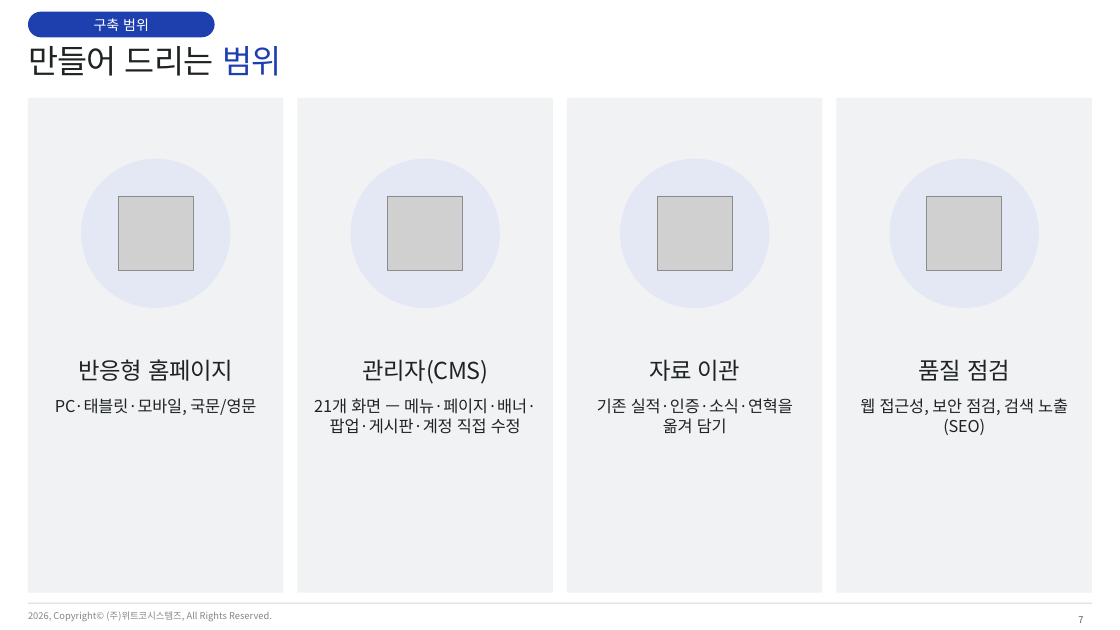
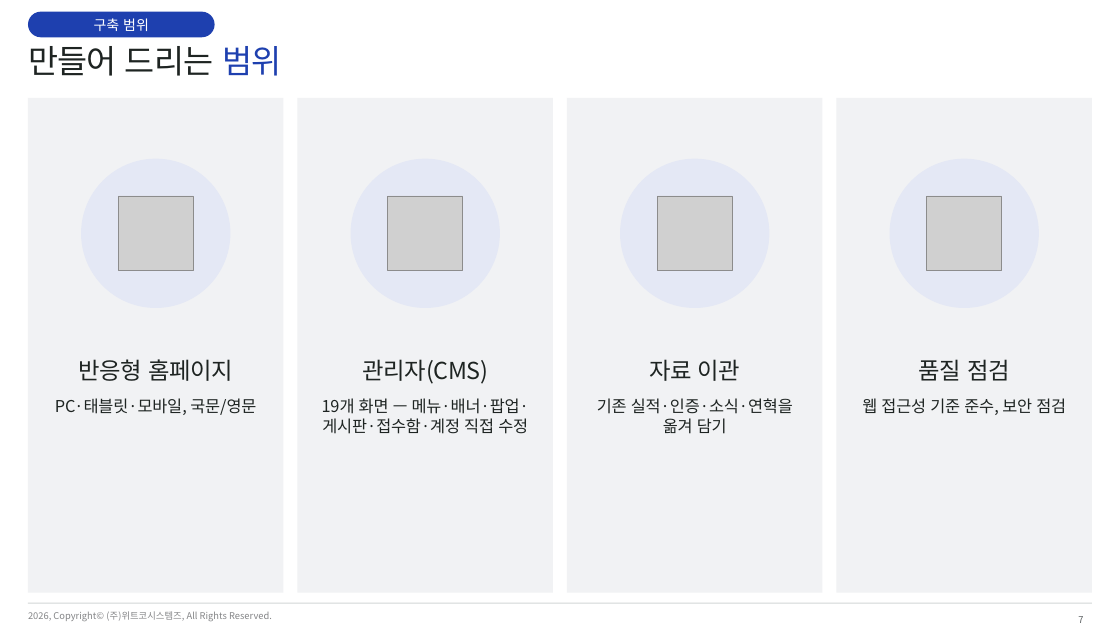
Before and after one commit to leety-stack/KFUBIS_Homepage, a slide deck: slide 7 of 제안서/[한방유비스 홈페이지] 대표홈페이지 개편_제안자료.pptx. Drawn at 1120x630 pixels with LibreOffice and Linux fonts; fonts in the diff are those of the drawing; grey boxes stand for pictures. Boxes give left, top, right and bottom in pixels: in the first picture for what was removed or moved away, otherwise in the second. Text is boxed around its words. In the diff, an @@ line names an element or a change of style, - is before the commit and + after.

```diff
--- a/제안서/[한방유비스 홈페이지] 대표홈페이지 개편_제안자료.pptx
+++ b/제안서/[한방유비스 홈페이지] 대표홈페이지 개편_제안자료.pptx
@@ text at (x1=322, y1=398, x2=529, y2=434): text changed @@
-21개 화면 — 메뉴·페이지·배너·팝업·게시판·계정 직접 수정
+19개 화면 — 메뉴·배너·팝업·게시판·접수함·계정 직접 수정
@@ text at (x1=862, y1=398, x2=1066, y2=415): text changed @@
-웹 접근성, 보안 점검, 검색 노출(SEO)
+웹 접근성 기준 준수, 보안 점검
```
Also in this commit, not shown: 1 other slide changed, 1 slide removed, 35 other files.
